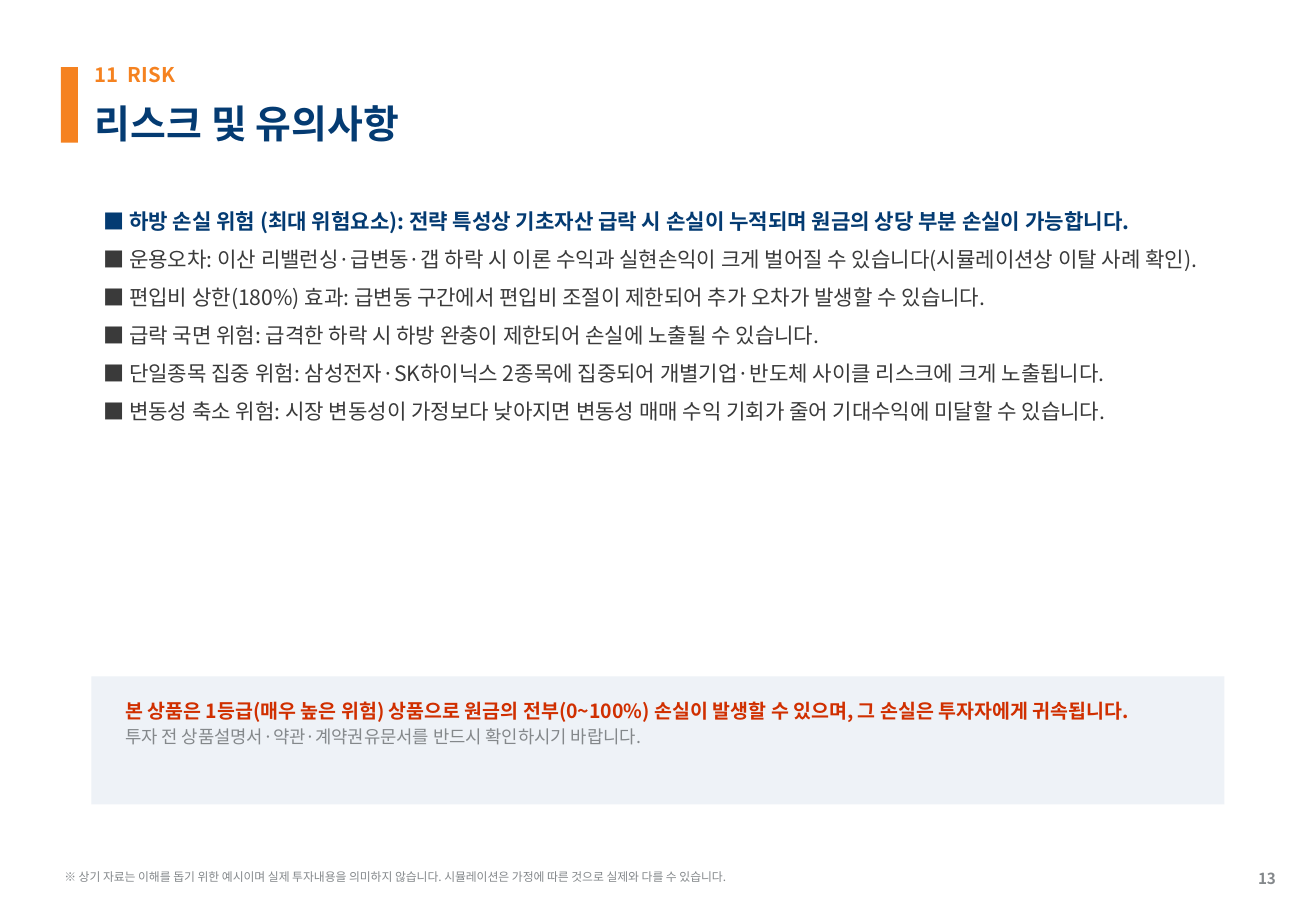
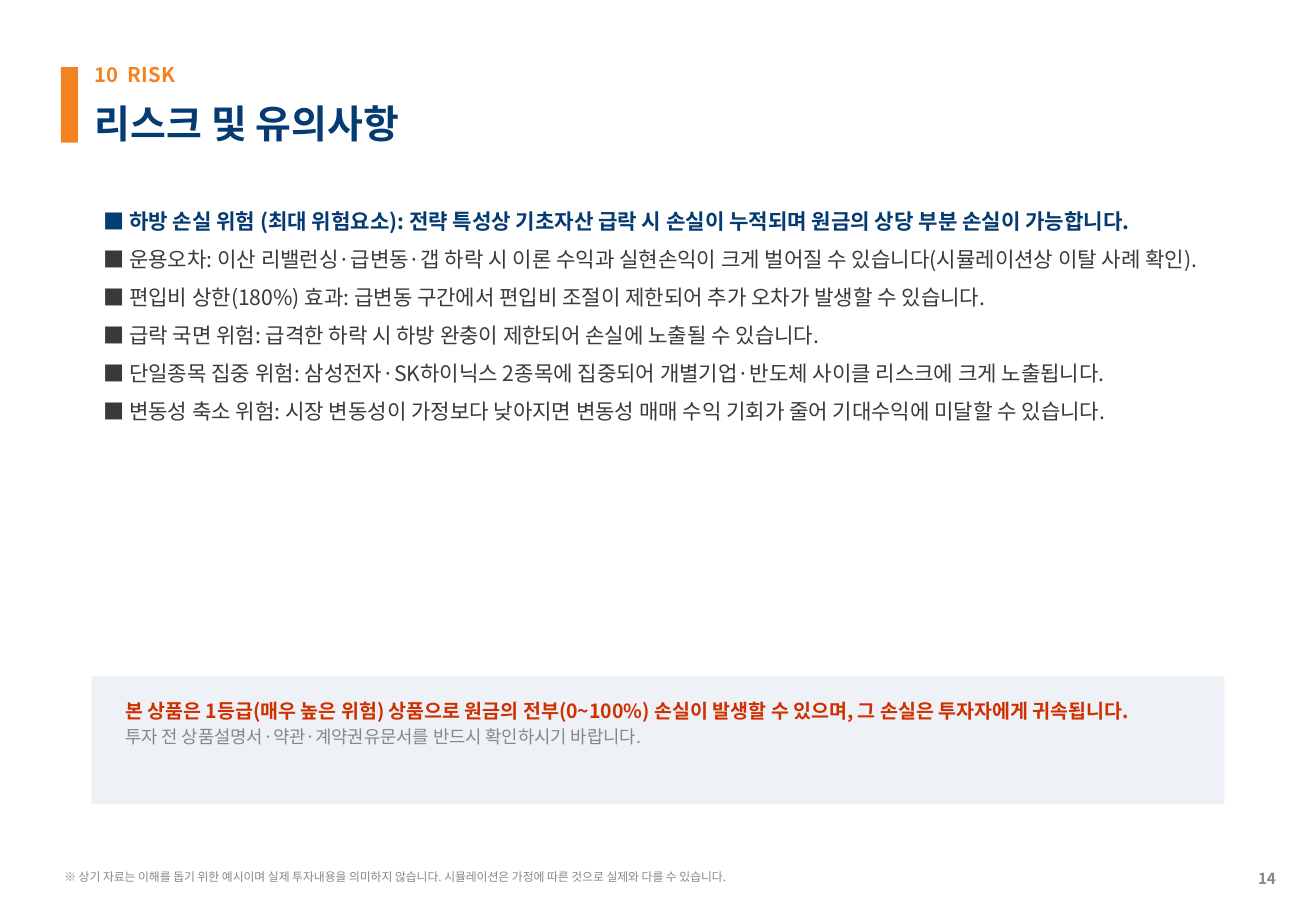
Before and after one commit to gamer383-bit/Volatility-Fund, a slide deck: slide 14 of 제안서/변동성하베스트펀드_AITop2_v1_20260715.pptx. Drawn at 1316x914 pixels with LibreOffice and Linux fonts; fonts in the diff are those of the drawing. Boxes give left, top, right and bottom in pixels: in the first picture for what was removed or moved away, otherwise in the second. Text is boxed around its words. In the diff, an @@ line names an element or a change of style, - is before the commit and + after.

```diff
--- a/제안서/변동성하베스트펀드_AITop2_v1_20260715.pptx
+++ b/제안서/변동성하베스트펀드_AITop2_v1_20260715.pptx
@@ text at bbox=[95, 66, 175, 83]: text changed @@
-11 RISK
+10 RISK
@@ text at bbox=[1258, 873, 1276, 884]: text changed @@
-13
+14
```
Also in this commit, not shown: 7 other slides changed, 6 other files.
